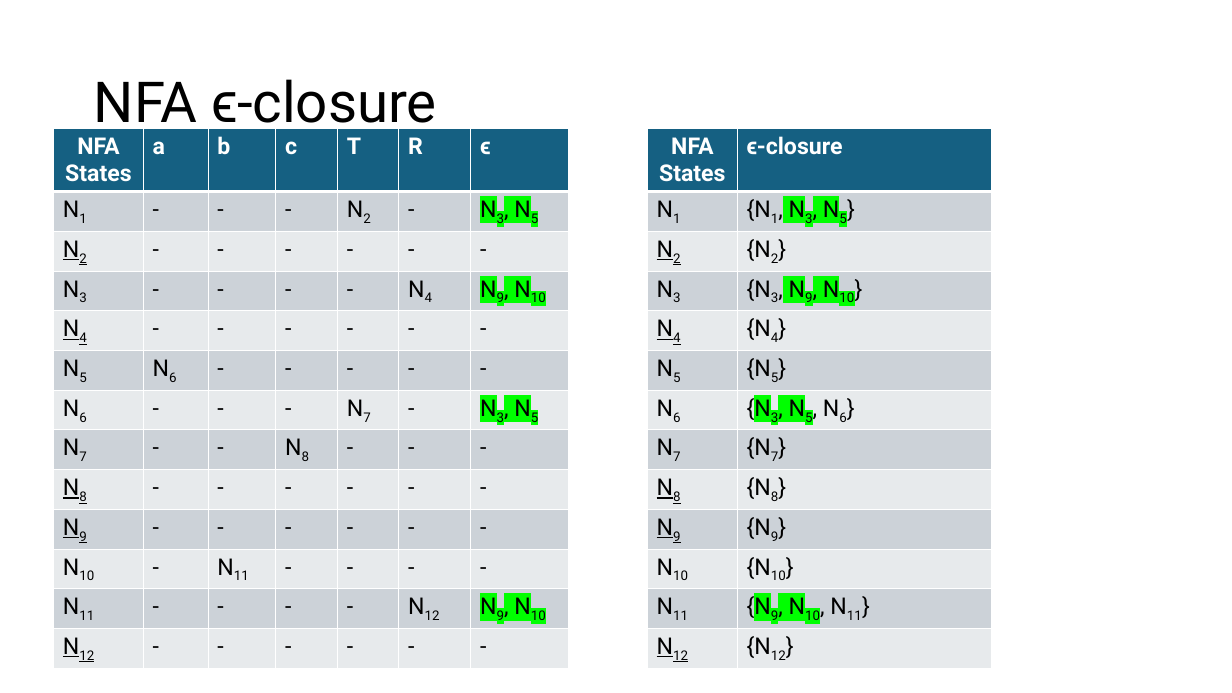
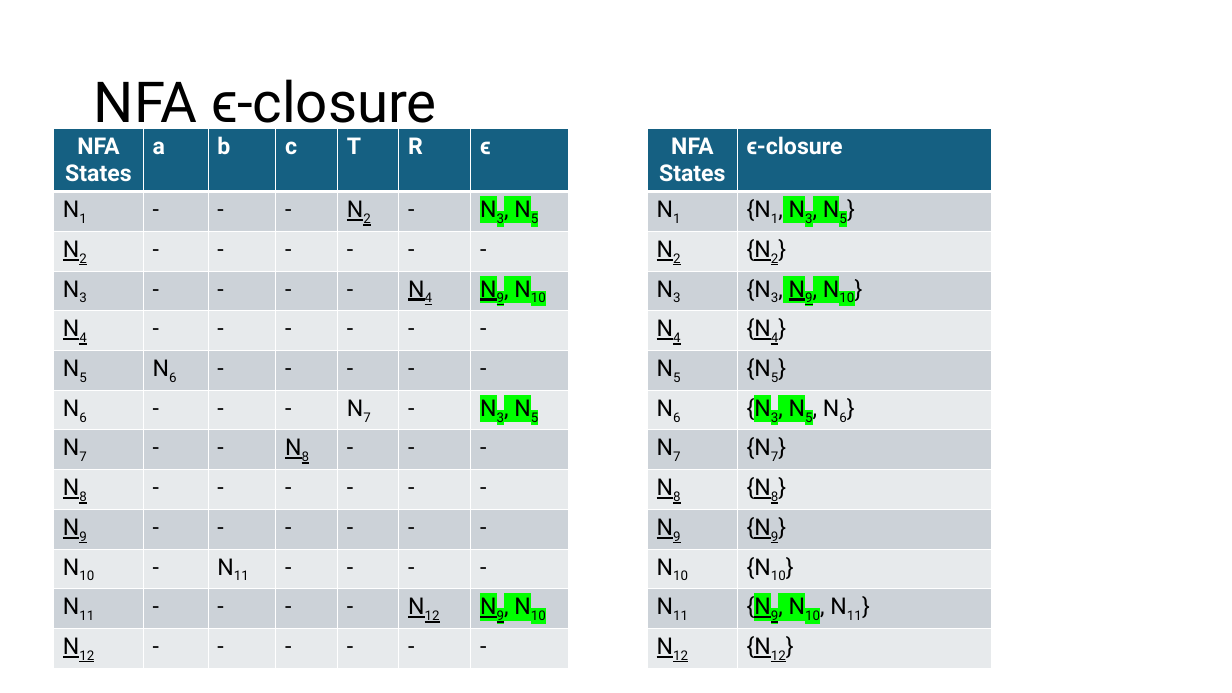
Before and after one commit to Danieldv-s/Research-Materials, a slide deck: slide 6 of Syntax-Analysis/Section2.13Expansion.pptx. Drawn at 1232x693 pixels with LibreOffice and Linux fonts; fonts in the diff are those of the drawing. Boxes give left, top, right and bottom in pixels: in the first picture for what was removed or moved away, otherwise in the second. Text is boxed around its words. In the diff, an @@ line names an element or a change of style, - is before the commit and + after.

```diff
--- a/Syntax-Analysis/Section2.13Expansion.pptx
+++ b/Syntax-Analysis/Section2.13Expansion.pptx
@@ table at (x1=54, y1=128, x2=567, y2=666) @@
@@ underline on in "N2", "N4", "N9,", "N8" and 2 more places @@
@@ table at (x1=648, y1=128, x2=992, y2=666) @@
@@ underline on in "{N2}", "N9,", "{N4}", "{N8}" and 3 more places @@
```
Also in this commit, not shown: 11 other slides changed, 2 slides added.
